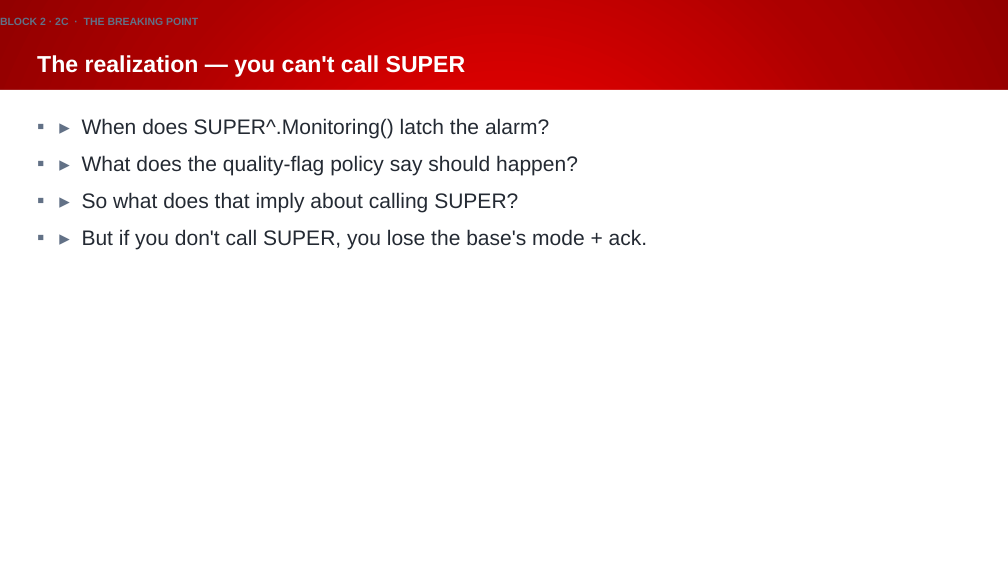
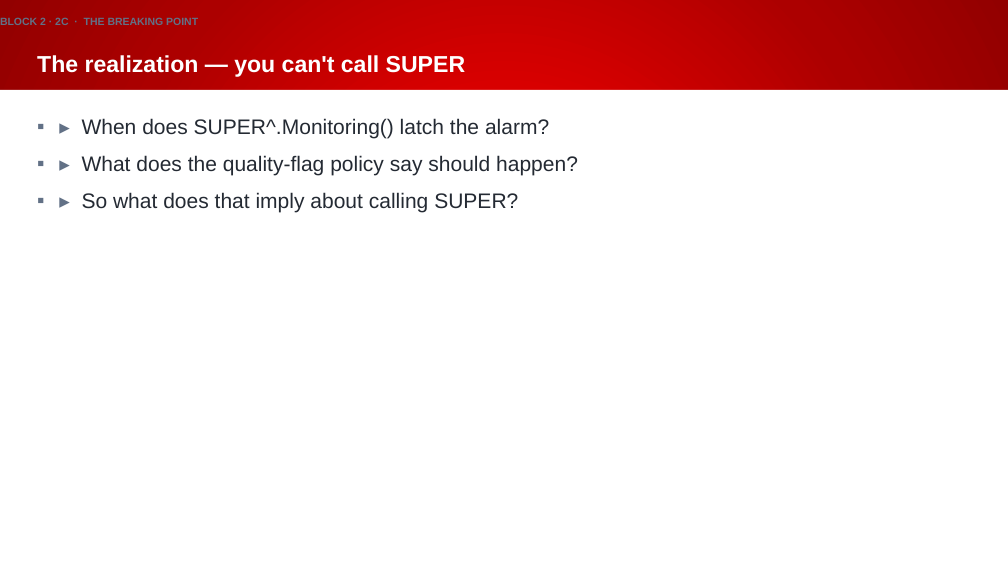
Before and after one commit to Beckhoff-USA-Community/Procedural_To_SOLID, a slide deck: slide 45 of presentation/NEM2026_workshop.pptx (slide 32 before the commit). Drawn at 1008x567 pixels with LibreOffice and Linux fonts; fonts in the diff are those of the drawing; background and template pictures are left out. Boxes give left, top, right and bottom in pixels: in the first picture for what was removed or moved away, otherwise in the second. Text is boxed around its words. In the diff, an @@ line names an element or a change of style, - is before the commit and + after.

```diff
--- a/presentation/NEM2026_workshop.pptx
+++ b/presentation/NEM2026_workshop.pptx
@@ text at (x1=82, y1=229, x2=648, y2=249): paragraph removed @@
-▪ ▸ But if you don't call SUPER, you lose the base's mode + ack.
```
Also in this commit, not shown: 21 other slides changed, 15 slides added, 1 slide removed.
